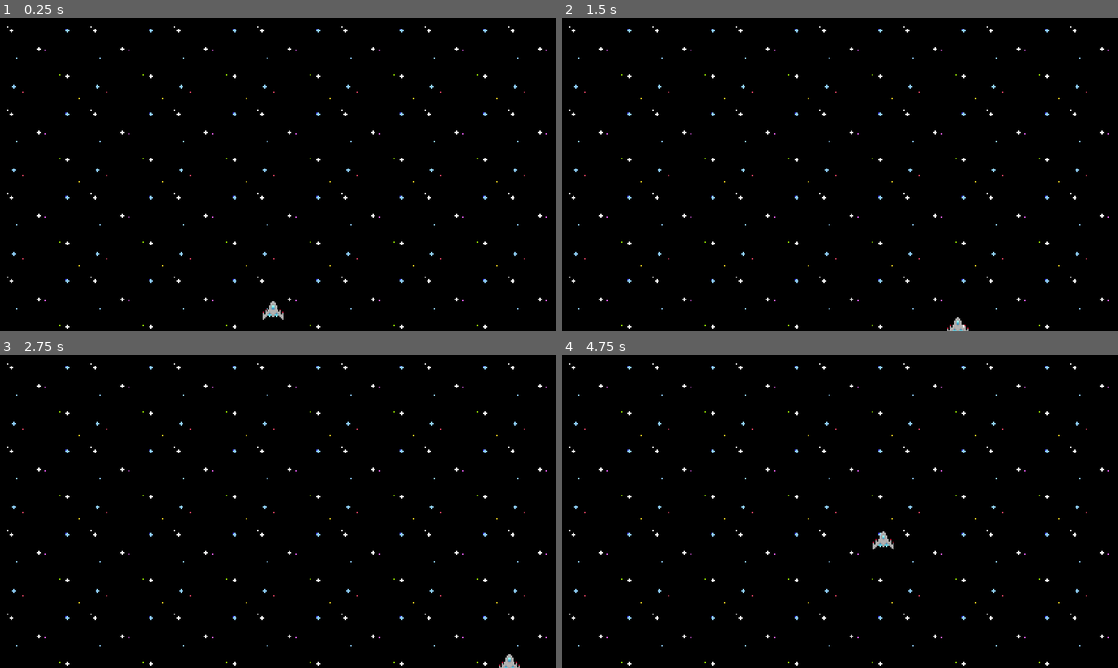
Above: before the commit, frames 1-4 (two rows, left to right).
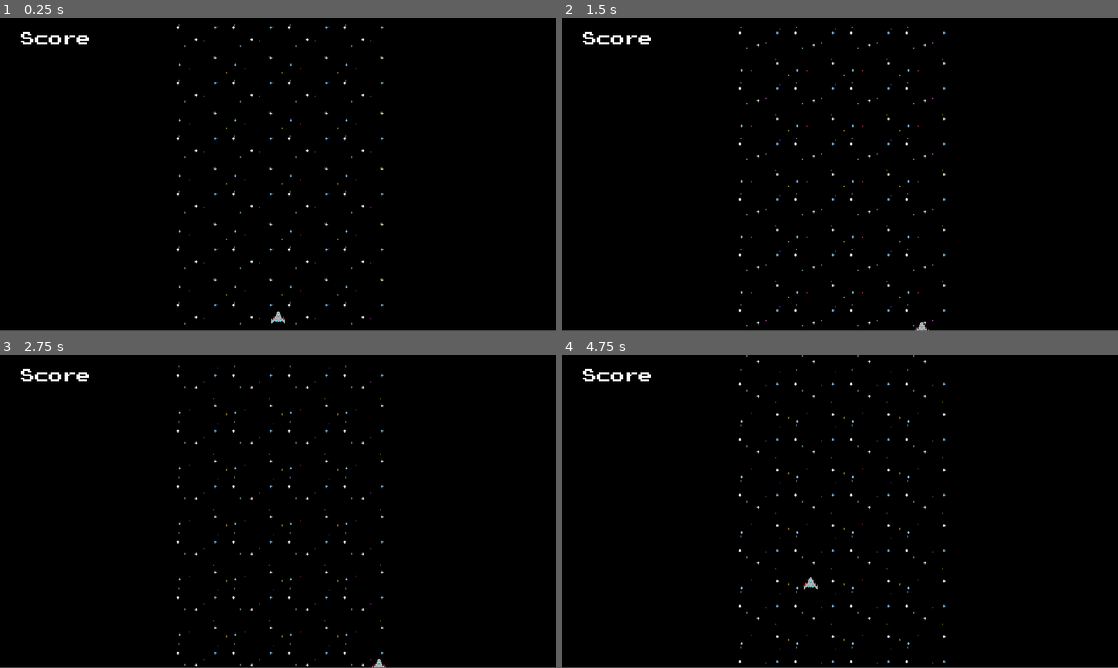
Above: after the commit, the same moments.

Repository: AbelM2003/roguelactic
Game: Godot game, scene res://main.tscn
Two runs of this game, one before a commit and one after it. Both use one fixed random seed, a clock stepped at 60 frames per second and the inputs below.
Inputs:
- Up to frame 1 (0.25 s): no input
- Up to frame 2 (1.5 s): hold D (move_right) 0.53-1.28 s; hold S (move_down) from 1.28 s (still down)
- Up to frame 3 (2.75 s): release S (move_down) at 2.03 s; hold D (move_right) from 2.03 s (still down)
- Up to frame 4 (4.75 s): release D (move_right) at 2.78 s; hold W (move_up) 2.78-3.53 s; hold A (move_left) from 3.53 s (still down)
The window is 800x451 before the commit and 800x450 after it. Grey fills any space a smaller window leaves; there, only what the larger window draws over its background counts as a difference.

The runs differ from the first frame. In frame 1, 1.6% of the frame differs, in the area x 1-99%, y 1-100%; in frame 2, 1.6%; in frame 3, 1.6%; in frame 4, 1.7%, in the area x 1-99%, y 0-100%.
Error before the commit: Invalid access to property or key 'motion_offset' on a base object of type 'null instance'. (res://background.gd:8)

Commit message:
Fonts, resolution, etc.
-Changed internal game resolution to 640x360. This is so that there is a 240x360 vertical center game screen with room on the sides for extra UI information. This is to keep the Galaga-esque feel while giving more room so that the UI doesn't feel cramped. It also makes the game look better on 16:9 screens.

-Added "Press Start 2P" font for the UI

-Changed default game background color to black, makes sense for this style of game

Diff:
--- a/background.gd
+++ b/background.gd
@@ -2,9 +2,7 @@
 
 @onready var space_layer: ParallaxLayer = $SpaceLayer
 @onready var far_stars_layer: ParallaxLayer = $FarStarsLayer
-@onready var close_stars_layer: ParallaxLayer = $CloseStarsLayer
 
 func _process(delta: float) -> void:
-	close_stars_layer.motion_offset.y += 20 * delta
 	far_stars_layer.motion_offset.y += 5 * delta
 	space_layer.motion_offset.y += 2 * delta
--- a/main.tscn
+++ b/main.tscn
@@ -1,10 +1,11 @@
-[gd_scene load_steps=9 format=3 uid="uid://bdefvvx1c2qig"]
+[gd_scene load_steps=10 format=3 uid="uid://bdefvvx1c2qig"]
 
 [ext_resource type="Script" path="res://player.gd" id="1_588na"]
 [ext_resource type="Texture2D" uid="uid://ll7jvbv0aeea" path="res://Sprites/spaceship.png" id="1_t8f0m"]
 [ext_resource type="Texture2D" uid="uid://bm0qg61jgqk33" path="res://Sprites/space.png" id="3_n3viq"]
 [ext_resource type="Script" path="res://background.gd" id="3_n76le"]
 [ext_resource type="Texture2D" uid="uid://b7q3ul6kfppnu" path="res://Sprites/farstars.png" id="4_rw264"]
+[ext_resource type="FontFile" uid="uid://cf7rxuutqyva8" path="res://Fonts/PressStart2P-vaV7.ttf" id="6_rgfk7"]
 
 [sub_resource type="RectangleShape2D" id="RectangleShape2D_s8x5d"]
 size = Vector2(4, 9)
@@ -17,7 +18,7 @@
 [node name="Main" type="Node2D"]
 
 [node name="Player" type="CharacterBody2D" parent="."]
-position = Vector2(209, 224)
+position = Vector2(320, 345)
 motion_mode = 1
 script = ExtResource("1_588na")
 
@@ -32,6 +33,7 @@
 [node name="Boundaries" type="StaticBody2D" parent="."]
 
 [node name="Bottom Wall" type="CollisionShape2D" parent="Boundaries"]
+position = Vector2(0, 121)
 shape = SubResource("WorldBoundaryShape2D_d6v2n")
 
 [node name="Top Wall" type="CollisionShape2D" parent="Boundaries"]
@@ -39,31 +41,71 @@
 shape = SubResource("WorldBoundaryShape2D_evtys")
 
 [node name="Left Wall" type="CollisionShape2D" parent="Boundaries"]
+position = Vector2(202, 1)
 rotation = 1.5708
 shape = SubResource("WorldBoundaryShape2D_evtys")
 
 [node name="Right Wall" type="CollisionShape2D" parent="Boundaries"]
-position = Vector2(426, 0)
+position = Vector2(438, 0)
 rotation = -1.5708
 shape = SubResource("WorldBoundaryShape2D_evtys")
+
+[node name="Control" type="Control" parent="Boundaries"]
+layout_mode = 3
+anchors_preset = 0
+offset_right = 40.0
+offset_bottom = 40.0
 
 [node name="Background" type="ParallaxBackground" parent="."]
 script = ExtResource("3_n76le")
 
 [node name="SpaceLayer" type="ParallaxLayer" parent="Background"]
-motion_mirroring = Vector2(0, 240)
+position = Vector2(200, 1)
+motion_mirroring = Vector2(0, 360)
+metadata/_edit_lock_ = true
 
 [node name="space" type="TextureRect" parent="Background/SpaceLayer"]
-offset_right = 427.0
-offset_bottom = 243.0
+anchors_preset = 8
+anchor_left = 0.5
+anchor_top = 0.5
+anchor_right = 0.5
+anchor_bottom = 0.5
+offset_right = 240.0
+offset_bottom = 360.0
+grow_horizontal = 2
+grow_vertical = 2
 texture = ExtResource("3_n3viq")
 stretch_mode = 1
+metadata/_edit_use_anchors_ = true
+metadata/_edit_lock_ = true
 
 [node name="FarStarsLayer" type="ParallaxLayer" parent="Background"]
-motion_mirroring = Vector2(0, 240)
+position = Vector2(199, 0)
+motion_mirroring = Vector2(0, 360)
+metadata/_edit_lock_ = true
 
 [node name="farstars" type="TextureRect" parent="Background/FarStarsLayer"]
-offset_right = 426.0
-offset_bottom = 241.0
+anchors_preset = 8
+anchor_left = 0.5
+anchor_top = 0.5
+anchor_right = 0.5
+anchor_bottom = 0.5
+offset_left = -3.0
+offset_right = 242.0
+offset_bottom = 360.0
+grow_horizontal = 2
+grow_vertical = 2
 texture = ExtResource("4_rw264")
 stretch_mode = 1
+metadata/_edit_use_anchors_ = true
+metadata/_edit_lock_ = true
+
+[node name="CanvasLayer" type="CanvasLayer" parent="."]
+
+[node name="RichTextLabel" type="RichTextLabel" parent="CanvasLayer"]
+offset_left = 24.0
+offset_top = 16.0
+offset_right = 192.0
+offset_bottom = 320.0
+theme_override_fonts/normal_font = ExtResource("6_rgfk7")
+text = "Score"
--- a/project.godot
+++ b/project.godot
@@ -17,8 +17,8 @@
 
 [display]
 
-window/size/viewport_width=426
-window/size/viewport_height=240
+window/size/viewport_width=640
+window/size/viewport_height=360
 window/size/window_width_override=1920
 window/size/window_height_override=1080
 window/stretch/mode="viewport"
@@ -49,3 +49,7 @@
 , Object(InputEventKey,"resource_local_to_scene":false,"resource_name":"","device":-1,"window_id":0,"alt_pressed":false …(186 unchanged characters)…
 ]
 }
+
+[rendering]
+
+environment/defaults/default_clear_color=Color(0, 0, 0, 1)
Binary file added: Fonts/PressStart2P-vaV7.ttf
Not shown, added: Fonts/PressStart2P-vaV7.ttf.import
Not shown, added: Fonts/press-start-2p-font.zip
